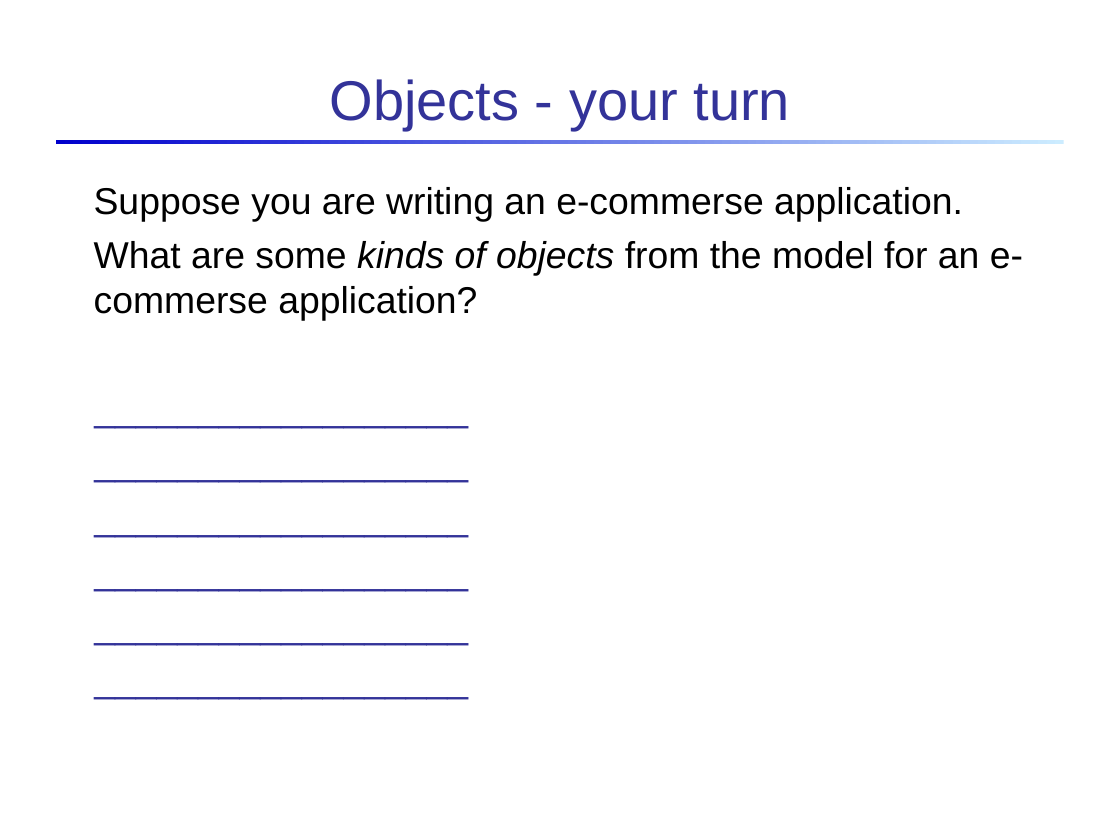
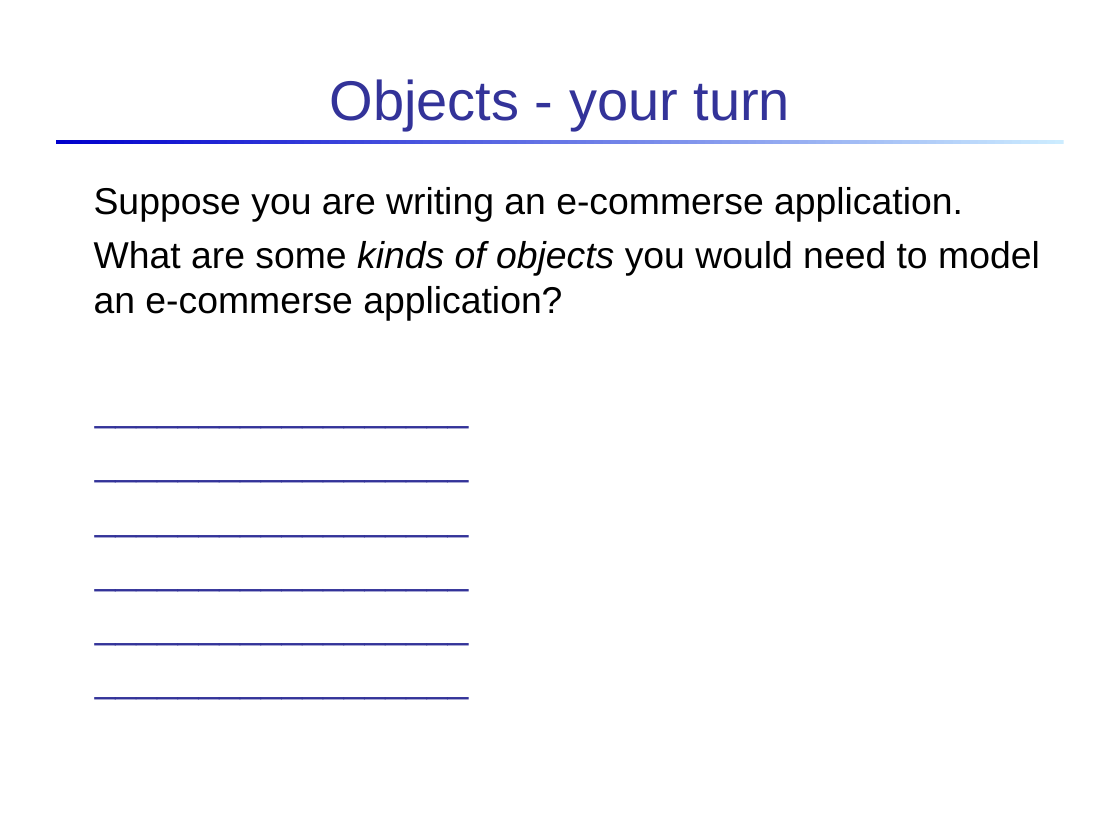
Before and after one commit to skeoop/skeoop.github.io, a slide deck: slide 4 of week1/3a-Introduction-to-Objects.ppt. Drawn at 1120x840 pixels with LibreOffice and Linux fonts; fonts in the diff are those of the drawing. Boxes give left, top, right and bottom in pixels: in the first picture for what was removed or moved away, otherwise in the second. Text is boxed around its words. In the diff, an @@ line names an element or a change of style, - is before the commit and + after.

```diff
--- a/week1/3a-Introduction-to-Objects.ppt
+++ b/week1/3a-Introduction-to-Objects.ppt
@@ text at (x1=94, y1=241, x2=1040, y2=321): text changed @@
-What are some kinds of objects from the model for an e-commerse application?
+What are some kinds of objects you would need to model an e-commerse application?
```
Also in this commit, not shown: 9 other slides changed, 4 slides added, 2 slides removed, 8 other files.
